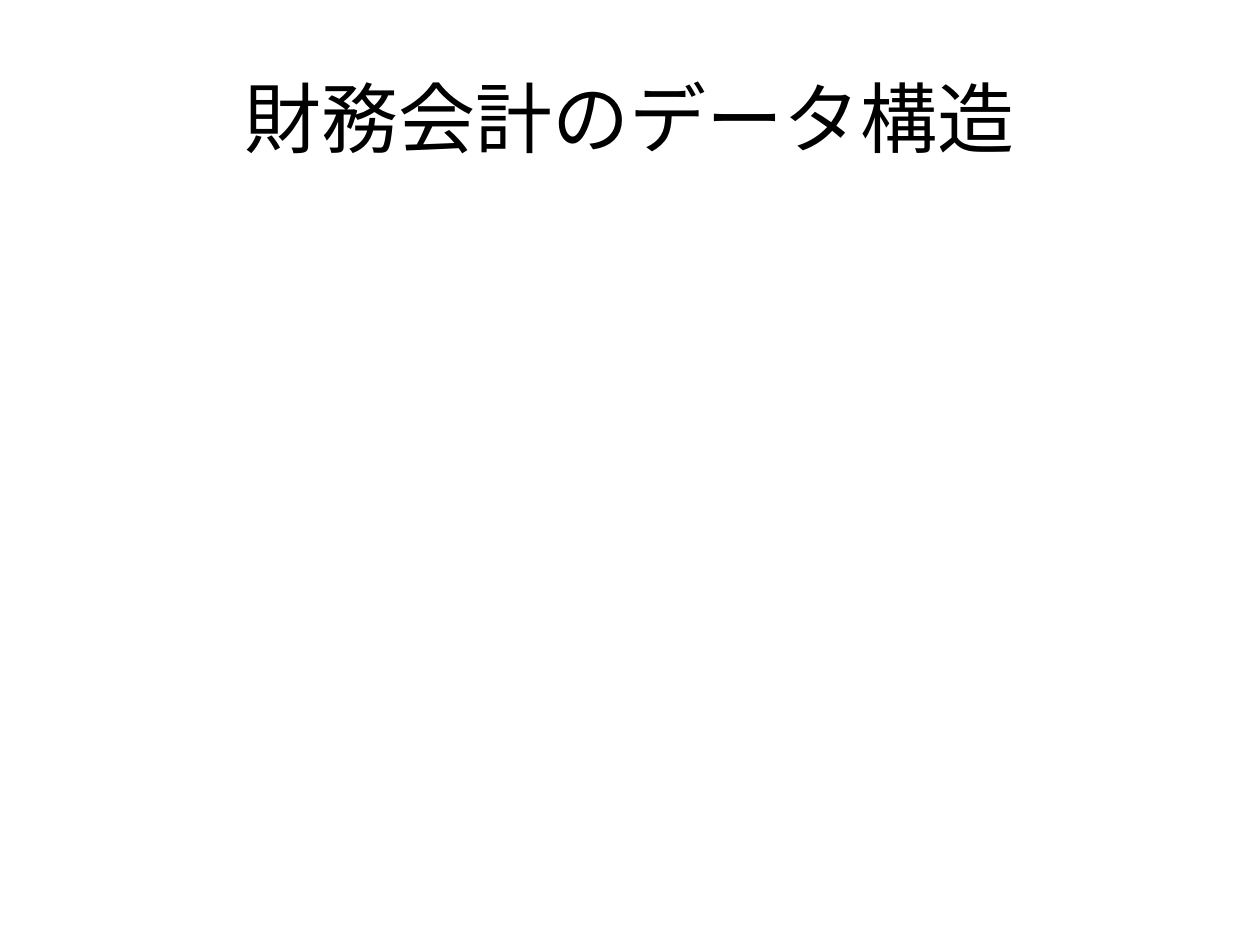
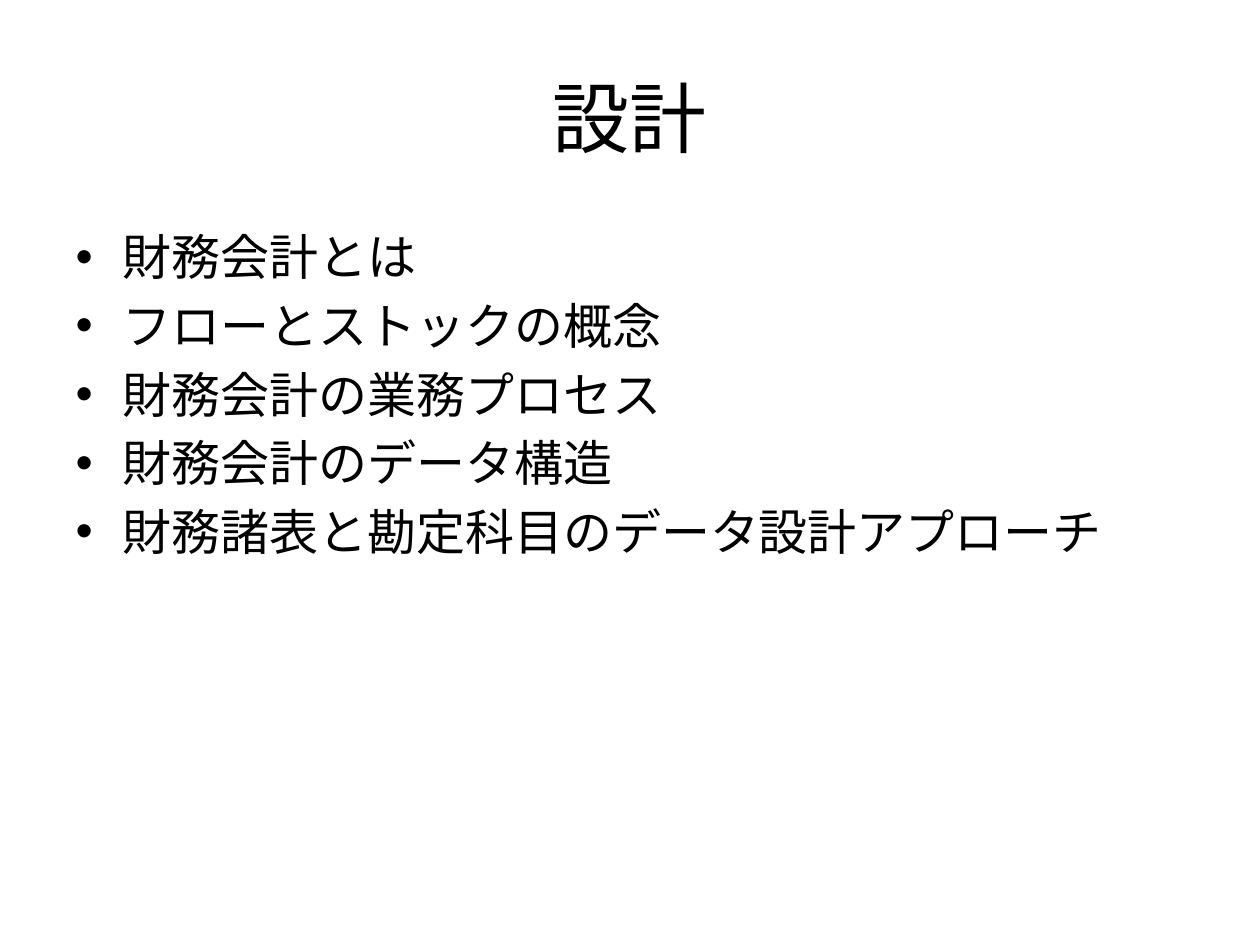
Before and after one commit to k2works/rails_accounting, a slide deck: slide 3 of ppt/プレゼン資料.pptx (slide 7 before the commit). Drawn at 1260x945 pixels with LibreOffice and Linux fonts; fonts in the diff are those of the drawing. Boxes give left, top, right and bottom in pixels: in the first picture for what was removed or moved away, otherwise in the second. Text is boxed around its words. In the diff, an @@ line names an element or a change of style, - is before the commit and + after.

Commit message:
設計資料作成

```diff
--- a/ppt/プレゼン資料.pptx
+++ b/ppt/プレゼン資料.pptx
@@ title at bbox=[553, 82, 707, 153]: text changed @@
-財務会計のデータ構造
+設計
@@ text added at bbox=[123, 234, 1102, 554], 28 pt, text #000000 @@
+• 財務会計とは
+• フローとストックの概念
+• 財務会計の業務プロセス
+• 財務会計のデータ構造
+• 財務諸表と勘定科目のデータ設計アプローチ
```
Also in this commit, not shown: 6 other slides changed, 7 slides added, 9 other files.
